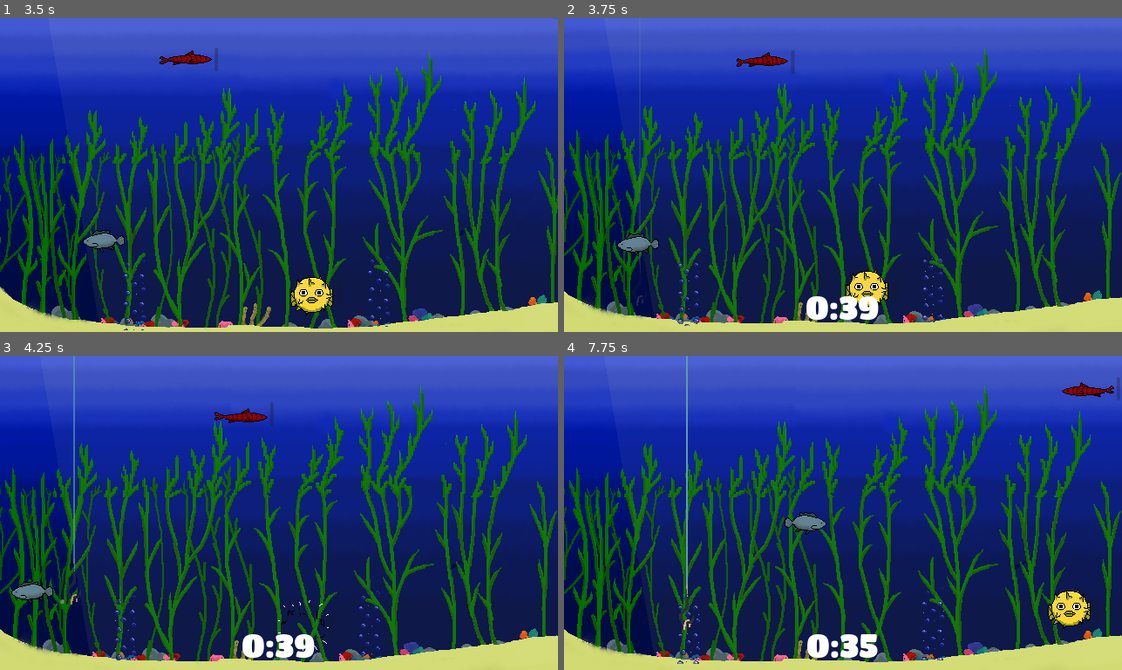
Above: before the commit, frames 1-4 (two rows, left to right).
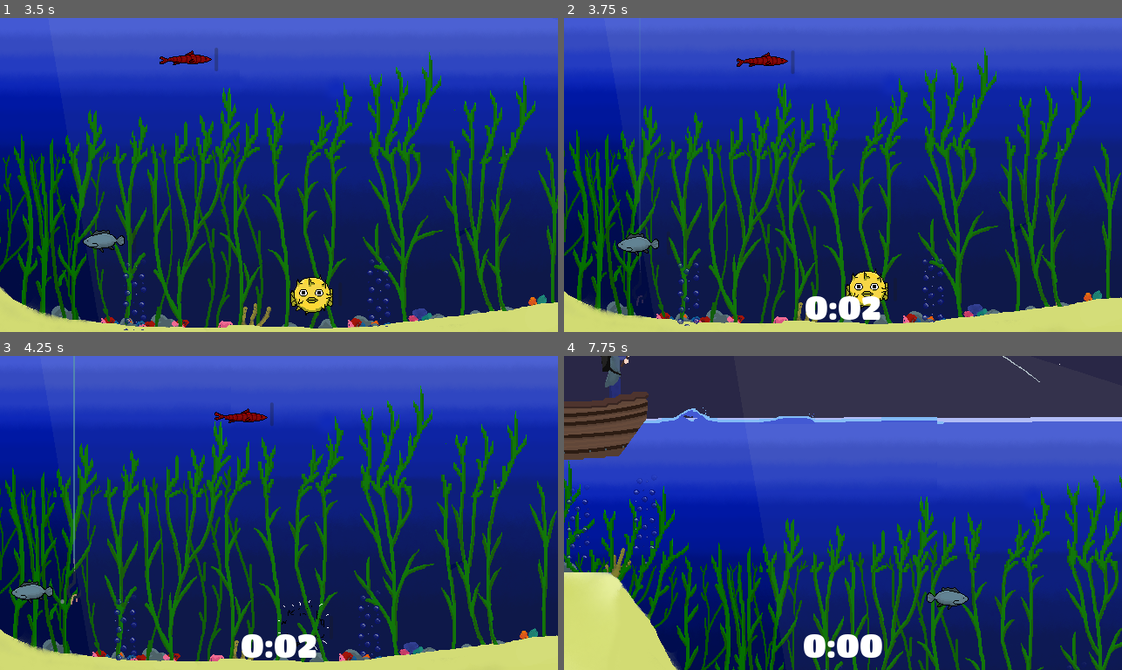
Above: after the commit, the same moments.

Repository: Timeo21/OGJ-8
Game: Godot game, scene res://scenes/main.tscn
The game is run twice, just before and just after one commit, with the same random seed, the same clock (stepped at 60 frames per second) and the same inputs. This scene is started directly instead of the project's main scene. Sound files missing from this copy of the repository are replaced by a short silence.
Inputs:
- Up to frame 1 (3.5 s): click "Go Fishing" at 0.5 s; hold D (right) 1.28-2.03 s; hold D (right) from 2.78 s (still down)
- Up to frame 2 (3.75 s): release D (right) at 3.53 s; hold Up (up) from 3.53 s (still down)
- Up to frame 3 (4.25 s): keep holding Up (up)
- Up to frame 4 (7.75 s): release Up (up) at 4.28 s; hold D (right) 6.53-7.28 s; hold Up (up) from 7.28 s (still down)

Frame 1 is identical in both runs. In frame 2, 0.3% of the frame differs, in the area x 43-57%, y 88-97%; in frame 3, 0.3%; in frame 4, 92%, in the area x 0-100%, y 0-100%.

Commit message:
fix bug with out stock being part of the item pool

Diff:
--- a/scenes/main.tscn
+++ b/scenes/main.tscn
@@ -85,6 +85,7 @@
 menu_ui = NodePath("UI/Control/Menu UI")
 game_ui = NodePath("UI/Control/Game UI")
 cursor = NodePath("Gameplay/Cursor")
+time = 2.825
 
 [node name="UI" type="CanvasLayer" parent="." unique_id=1388712454]
 
--- a/scenes/shop.tscn
+++ b/scenes/shop.tscn
@@ -29,8 +29,6 @@
 anchors_preset = 15
 anchor_right = 1.0
 anchor_bottom = 1.0
-offset_right = 309.0
-offset_bottom = 188.0
 grow_horizontal = 2
 grow_vertical = 2
 texture = SubResource("AtlasTexture_8r1wq")
--- a/scenes/tester.tscn
+++ b/scenes/tester.tscn
@@ -8,7 +8,6 @@
 
 [node name="Tester" type="Node" unique_id=90102652 node_paths=PackedStringArray("buy_panel", "summary_panel")]
 script = ExtResource("1_mnnv6")
-test_number = 6
 buy_panel = NodePath("Control/BuyPanel")
 summary_panel = NodePath("Control/DaySummaryPanel")
 
--- a/scripts/buy_panel.gd
+++ b/scripts/buy_panel.gd
@@ -23,6 +23,7 @@
 	to_offer.shuffle()
 	to_offer = to_offer.slice(0, 3)
 
+	print("number of items: %d" % to_offer.size())
 	while to_offer.size() < 3:
 		to_offer.push_back(Utils.ItemId.NOTHING_LEFT)
 	money_label.text = "%d🪙" % GameState.bank_money
--- a/scripts/singletons/game_state.gd
+++ b/scripts/singletons/game_state.gd
@@ -18,7 +18,8 @@
 	var pool: Array[Utils.ItemId] = []
 
 	for v in Utils.ItemId.values():
-		pool.append(v)
+		if v != Utils.ItemId.NOTHING_LEFT:
+			pool.append(v)
 	return pool
 
 func load_resources_indexed_by_property(path: String) -> Dictionary[Utils.ItemId, GameItem]:
@@ -38,7 +39,8 @@
 				var res: GameItem = load(path + "/" + file_name)
 				if res != null:
 					var key = res.id
-					result[key] = res
+					if key != Utils.ItemId.NOTHING_LEFT:
+						result[key] = res
 
 		file_name = dir.get_next()
 
--- a/scripts/tester.gd
+++ b/scripts/tester.gd
@@ -8,6 +8,7 @@
 func _ready() -> void:
 	print("in tester")
 	if test_number == 1:
+		print("looking at db")
 		var db := GameState.item_db
 		for i in db:
 			print(db[i].name)
